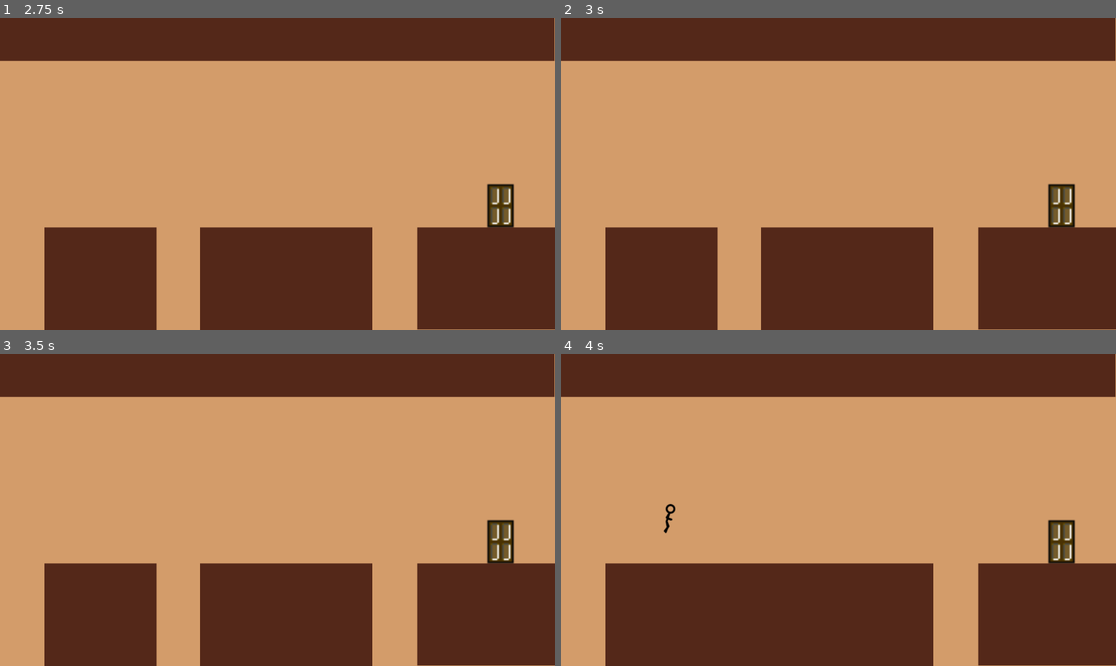
Above: before the commit, frames 1-4 (two rows, left to right).
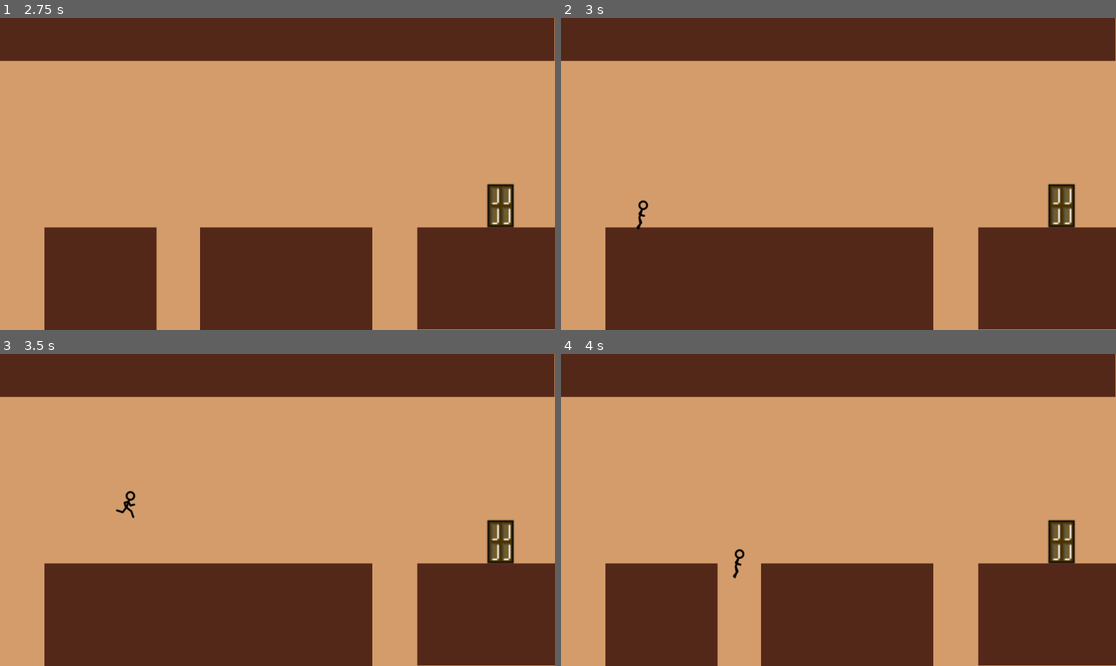
Above: after the commit, the same moments.

Repository: Kaylico/Only_One_Road
Game: Godot game, scene res://main.tscn
The game is run twice, just before and just after one commit, with the same random seed, the same clock (stepped at 60 frames per second) and the same inputs.
Inputs:
- Up to frame 1 (2.75 s): tap Enter at 0.5 s; hold Right (ui_right) 0.53-2.03 s; tap Up (ui_up) at 0.77, 1.52 s; tap Space at 1.25 s; hold Left (ui_left) from 2.03 s (still down)
- Up to frame 2 (3 s): tap Enter at 2.75 s; release Left (ui_left) at 2.78 s; hold Right (ui_right) from 2.78 s (still down)
- Up to frame 3 (3.5 s): keep holding Right (ui_right); tap Up (ui_up) at 3.02 s
- Up to frame 4 (4 s): keep holding Right (ui_right); tap Up (ui_up) at 3.77 s

Frame 1 is identical in both runs. In frame 2, 2.7% of the frame differs, in the area x 13-37%, y 58-100%; in frame 3, 2.7%; in frame 4, 2.7%, in the area x 18-37%, y 48-100%.

Commit message:
Removed unused RectangleShape2D and CollisionShape2D nodes from the main scene to streamline the structure and improve performance.

Diff:
--- a/main.tscn
+++ b/main.tscn
@@ -82,9 +82,6 @@
 [sub_resource type="RectangleShape2D" id="RectangleShape2D_ground2_left"]
 size = Vector2(233, 210)
 
-[sub_resource type="RectangleShape2D" id="RectangleShape2D_hole"]
-size = Vector2(120, 218)
-
 [sub_resource type="RectangleShape2D" id="RectangleShape2D_kek77"]
 size = Vector2(45.75, 5.5)
 
@@ -174,10 +171,6 @@
 [node name="Ground2Hole" type="StaticBody2D" parent="UILayer/Level"]
 position = Vector2(323.5, 541)
 
-[node name="CollisionShape2D" type="CollisionShape2D" parent="UILayer/Level/Ground2Hole"]
-position = Vector2(65.5, 541)
-shape = SubResource("RectangleShape2D_hole")
-
 [node name="HoleTrigger" type="Area2D" parent="UILayer/Level/Ground2Hole"]
 
 [node name="CollisionShape2D" type="CollisionShape2D" parent="UILayer/Level/Ground2Hole/HoleTrigger"]
Not shown: 1 places in main.tscn that only renumber resources
